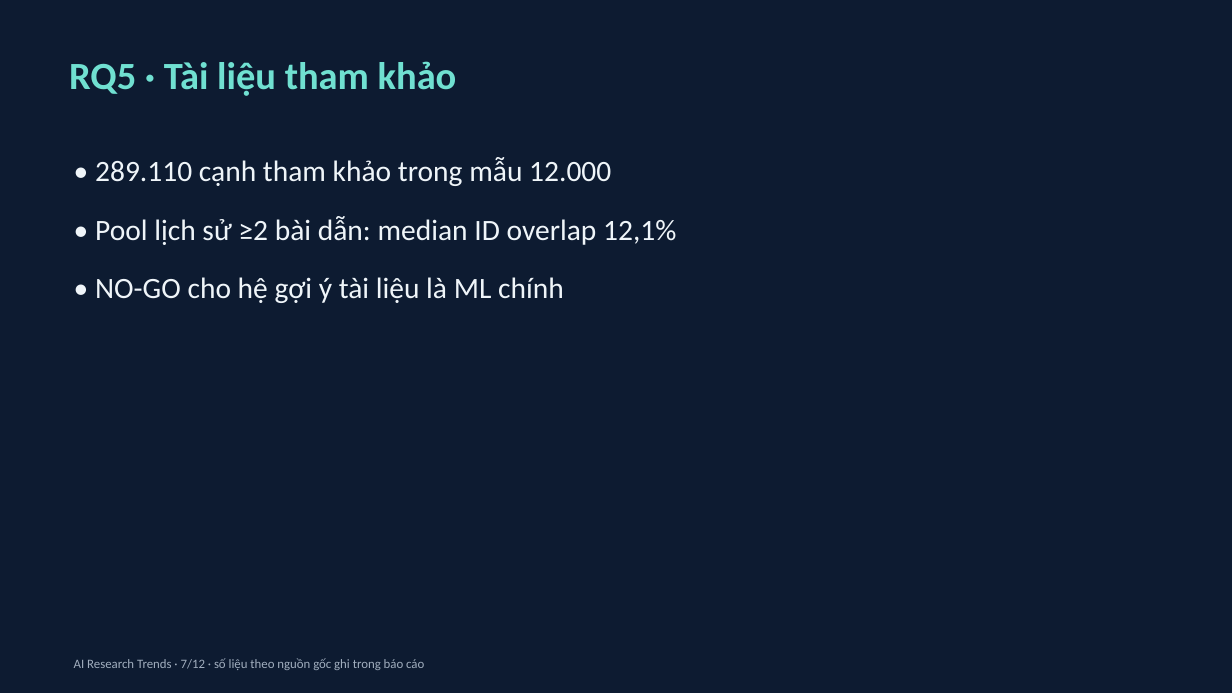
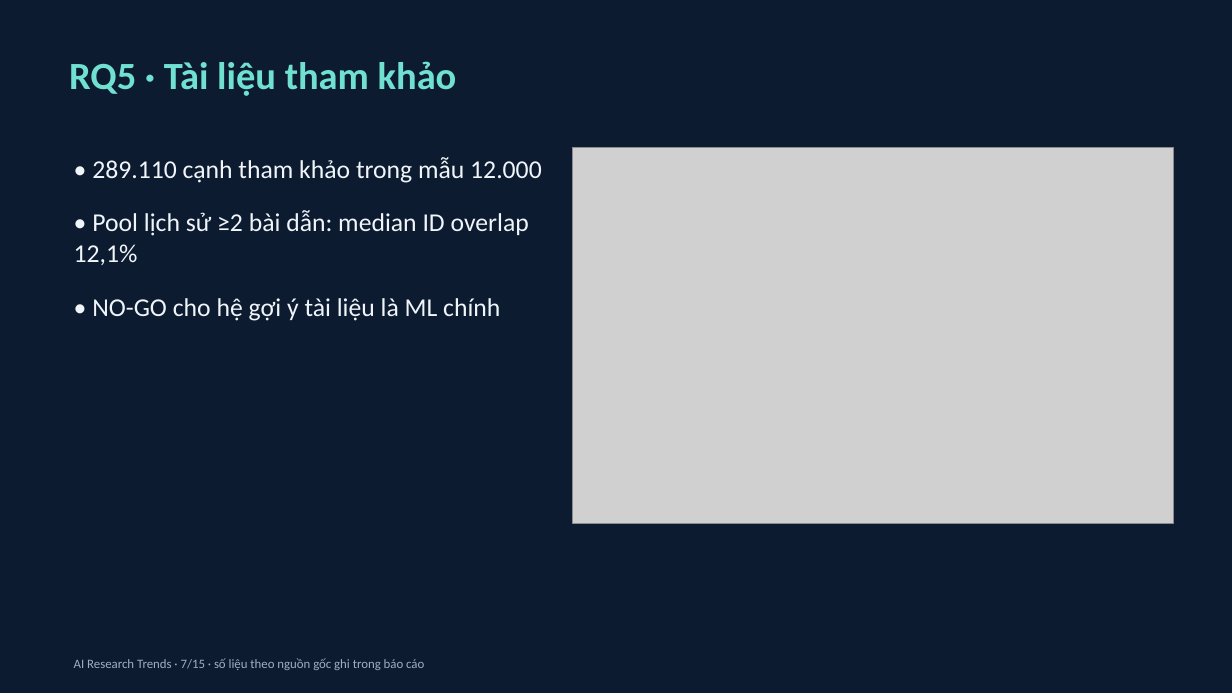
Before and after one commit to namkhanh2k5/AI-Research-Trends, a slide deck: slide 7 of deliverables/presentation/FINAL_PRESENTATION.pptx. Drawn at 1232x693 pixels with LibreOffice and Linux fonts; fonts in the diff are those of the drawing; grey boxes stand for pictures. Boxes give left, top, right and bottom in pixels: in the first picture for what was removed or moved away, otherwise in the second. Text is boxed around its words. In the diff, an @@ line names an element or a change of style, - is before the commit and + after.

```diff
--- a/deliverables/presentation/FINAL_PRESENTATION.pptx
+++ b/deliverables/presentation/FINAL_PRESENTATION.pptx
@@ text "• 289.110 cạnh tham khảo ..." at [74, 157, 542, 321]: size 23 to 20 pt @@
@@ picture added at [573, 148, 1174, 523] @@
@@ text at [74, 658, 424, 670]: text changed @@
-AI Research Trends · 7/12 · số liệu theo nguồn gốc ghi trong báo cáo
+AI Research Trends · 7/15 · số liệu theo nguồn gốc ghi trong báo cáo
```
Also in this commit, not shown: 11 other slides changed, 3 slides added, 8 other files.
